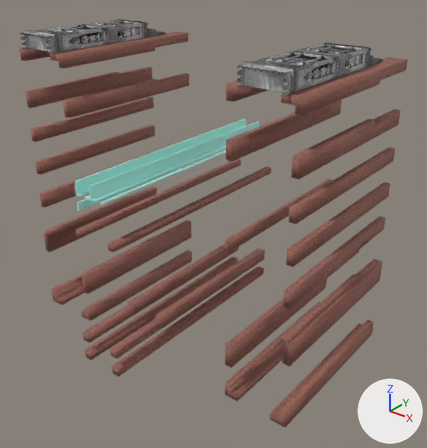
An edit to the FBX model Assets/Model/castelo_mourisco_outras.fbx, drawn before and after from the same camera.
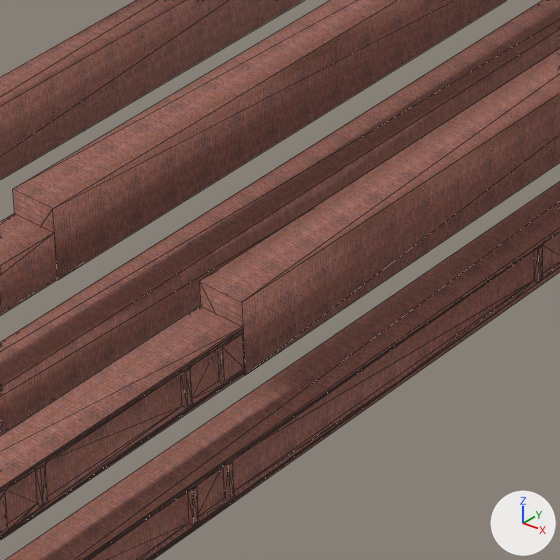
The first picture shows the older version from a camera (50 mm lens) standing at (52.2, -54.7, 30.0) and looking at (4.4, 5.0, -7.1). The close-ups show both versions on the part from 30% to 49% of the width and 61% to 79% of the height of that picture; other places that the commit changed are outside them. Lighting does not change. The marker at lower right points along +X, +Y and +Z. The close-ups show mesh edges as thin lines. Where no turn or scale is listed for an object, it has been applied to the vertices.

Names of what the first close-up shows: 'colunas_tijolo'.
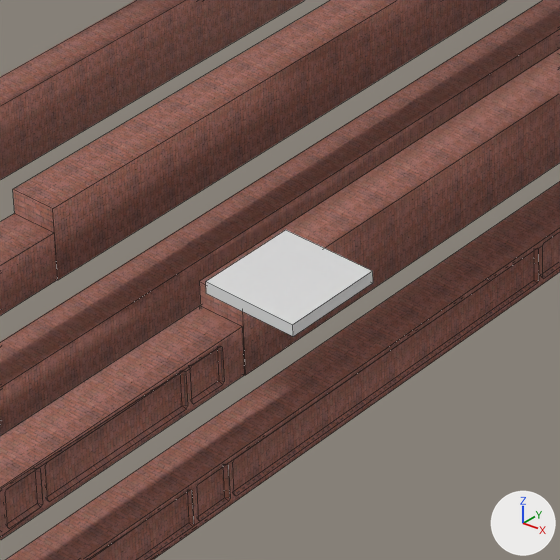
The change, as a diff of the scene's bpy script:
```diff
--- a/Assets/Model/castelo_mourisco_outras.fbx.py
+++ b/Assets/Model/castelo_mourisco_outras.fbx.py
@@ me_cubo_006 @@
+me_cubo_006.from_pydata(...)  # a box spanning x -1.0..1.0, y -1.0..1.0, z -1.0..1.0
@@ ob_cubo_003 @@
+ob_cubo_003 = bpy.data.objects.new('Cubo.003', me_cubo_006)
+ob_cubo_003.location = (9.46, -10.28, -12.33)
+ob_cubo_003.rotation_euler = (3.142, 1.571, 0.0)  # degrees (180, 90, 0)
+ob_cubo_003.scale = (-0.131, -1.07, -1.07)
```

Changed parts and their boxes [x1, y1, x2, y2] in the close-ups (560 x 560 px):
'Cubo.003', added
    after: [206, 230, 373, 337]
